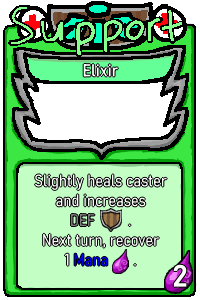
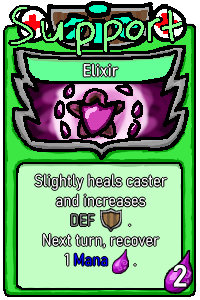
Layers edited between the first and the second (200, 300) image:
removed layer "border text" over [27, 82, 175, 144]
added layer "background" above "Paint Layer 4" over [27, 82, 175, 144]
moved "Paint Layer 4" above "Paint Layer 3", painted on it over [27, 82, 175, 144]
removed layer "contents" over [27, 82, 175, 144]
removed layer "color" over [27, 82, 175, 144]
moved "Paint Layer 3" above "Paint Layer 2", painted on it over [27, 82, 175, 144]
painted on "Paint Layer 2" over [64, 84, 128, 144]
removed layer "border" over [27, 82, 175, 144]
removed layer "border2" over [27, 82, 175, 144]
added layer "Paint Layer 1" above "Paint Layer 6" over [27, 82, 175, 144]
added layer "Paint Layer 6" above "Paint Layer 5" over [27, 82, 175, 144]
added layer "Paint Layer 5" over [27, 82, 175, 144]
